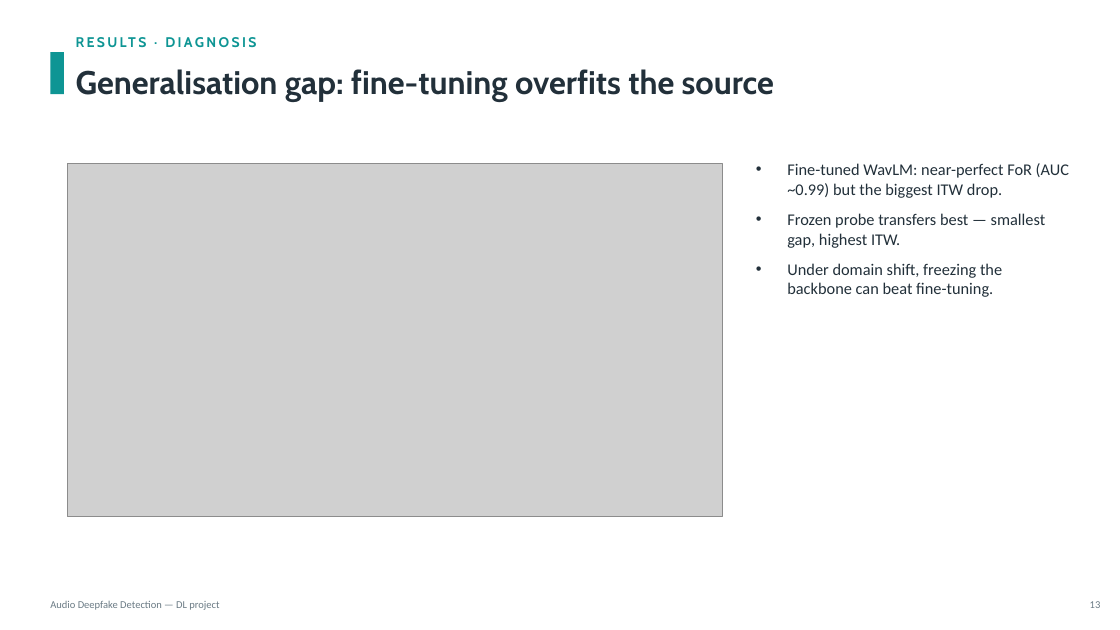
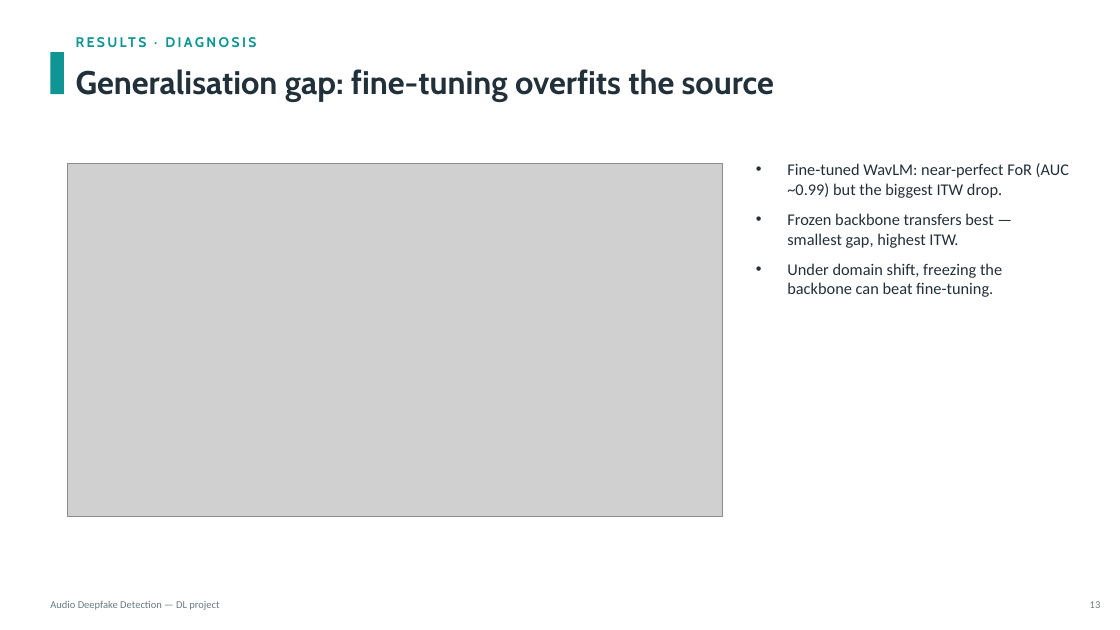
Before and after one commit to KonstaninosKaimakis/audio-deepfake-detection-DL, a slide deck: slide 14 of presentation.pptx. Drawn at 1120x630 pixels with LibreOffice and Linux fonts; fonts in the diff are those of the drawing; grey boxes stand for pictures. Boxes give left, top, right and bottom in pixels: in the first picture for what was removed or moved away, otherwise in the second. Text is boxed around its words. In the diff, an @@ line names an element or a change of style, - is before the commit and + after.

```diff
--- a/presentation.pptx
+++ b/presentation.pptx
@@ text at (x1=787, y1=213, x2=993, y2=248): text changed @@
-• Frozen probe transfers best — smallest gap, highest ITW.
+• Frozen backbone transfers best — smallest gap, highest ITW.
```
Also in this commit, not shown: 9 other slides changed.
